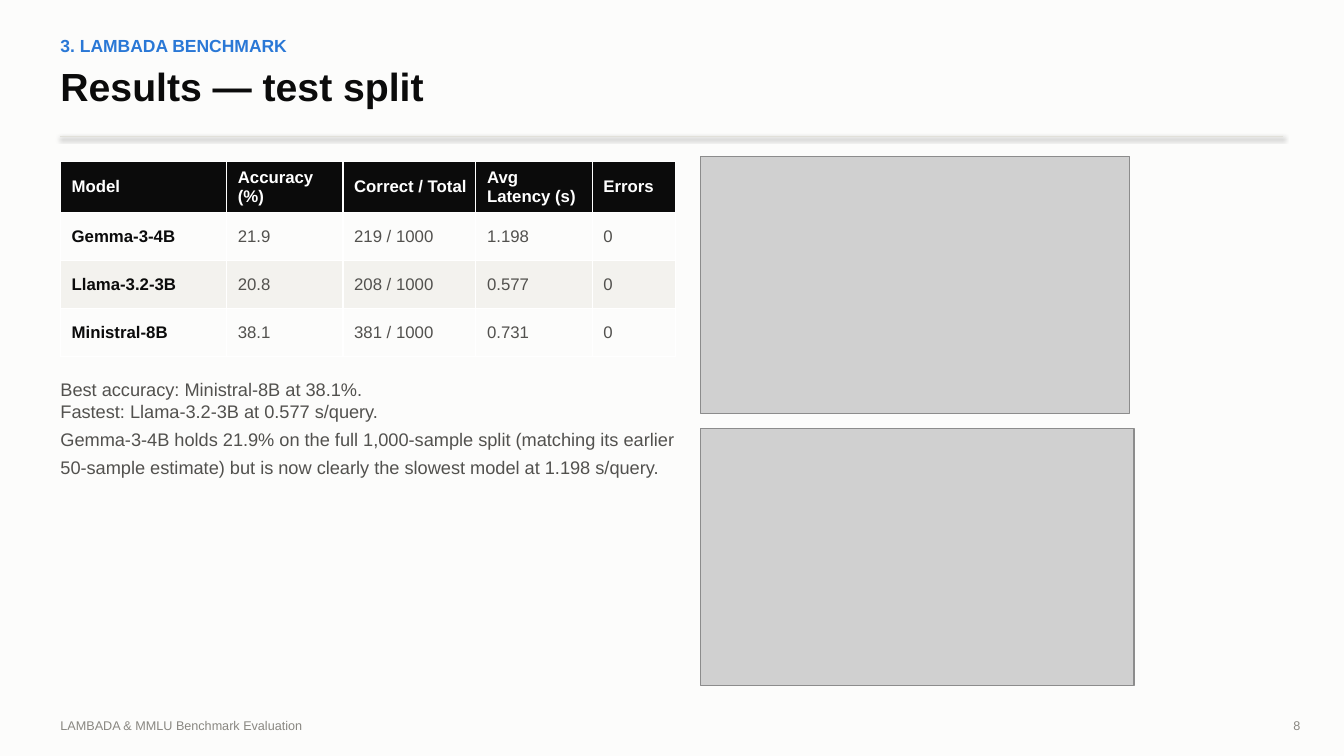
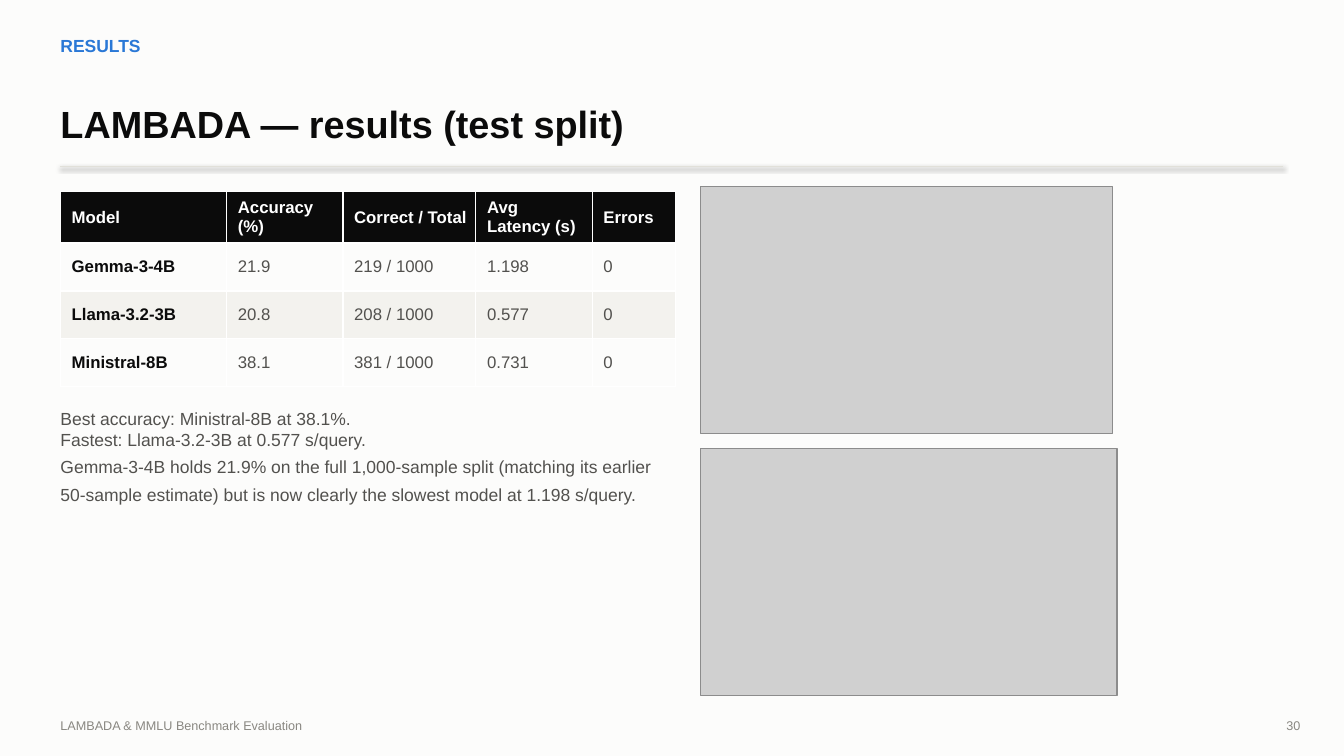
Before and after one commit to ronvoy/gen-ai, a slide deck: slide 30 of report.pptx (slide 8 before the commit). Drawn at 1344x756 pixels with LibreOffice and Linux fonts; fonts in the diff are those of the drawing; grey boxes stand for pictures. Boxes give left, top, right and bottom in pixels: in the first picture for what was removed or moved away, otherwise in the second. Text is boxed around its words. In the diff, an @@ line names an element or a change of style, - is before the commit and + after.

```diff
--- a/report.pptx
+++ b/report.pptx
@@ text at <box>60,39,140,52</box>: text changed @@
-3. LAMBADA BENCHMARK
+RESULTS
@@ text at <box>60,110,624,145</box>: text changed; size 28 to 27 pt @@
-Results — test split
+LAMBADA — results (test split)
@@ 1 table, 1 text, 1 line: place and size @@
-1 table, 1 text, 1 line at <box>60,136,1284,478</box>
+1 table, 1 text, 1 line at <box>60,166,1284,505</box>
@@ picture: place and size @@
-picture at <box>701,156,1130,413</box>
+picture at <box>701,187,1113,434</box>
@@ text "Best accuracy: Ministral-8B at 38.1%. ..." at <box>60,412,651,505</box>: size 13 to 12.5 pt @@
@@ picture: place and size @@
-picture at <box>701,429,1134,686</box>
+picture at <box>701,449,1117,696</box>
@@ text at <box>1286,721,1300,730</box>: text changed @@
-8
+30
```
Also in this commit, not shown: 9 other slides changed, 28 slides added, 6 slides removed, 3 other files.
